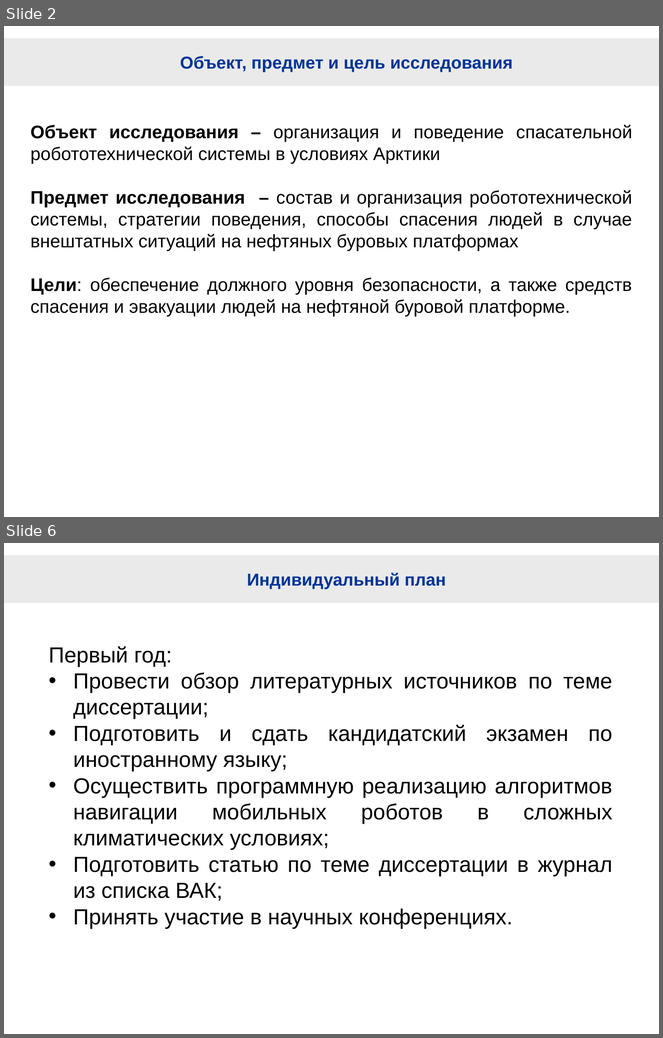
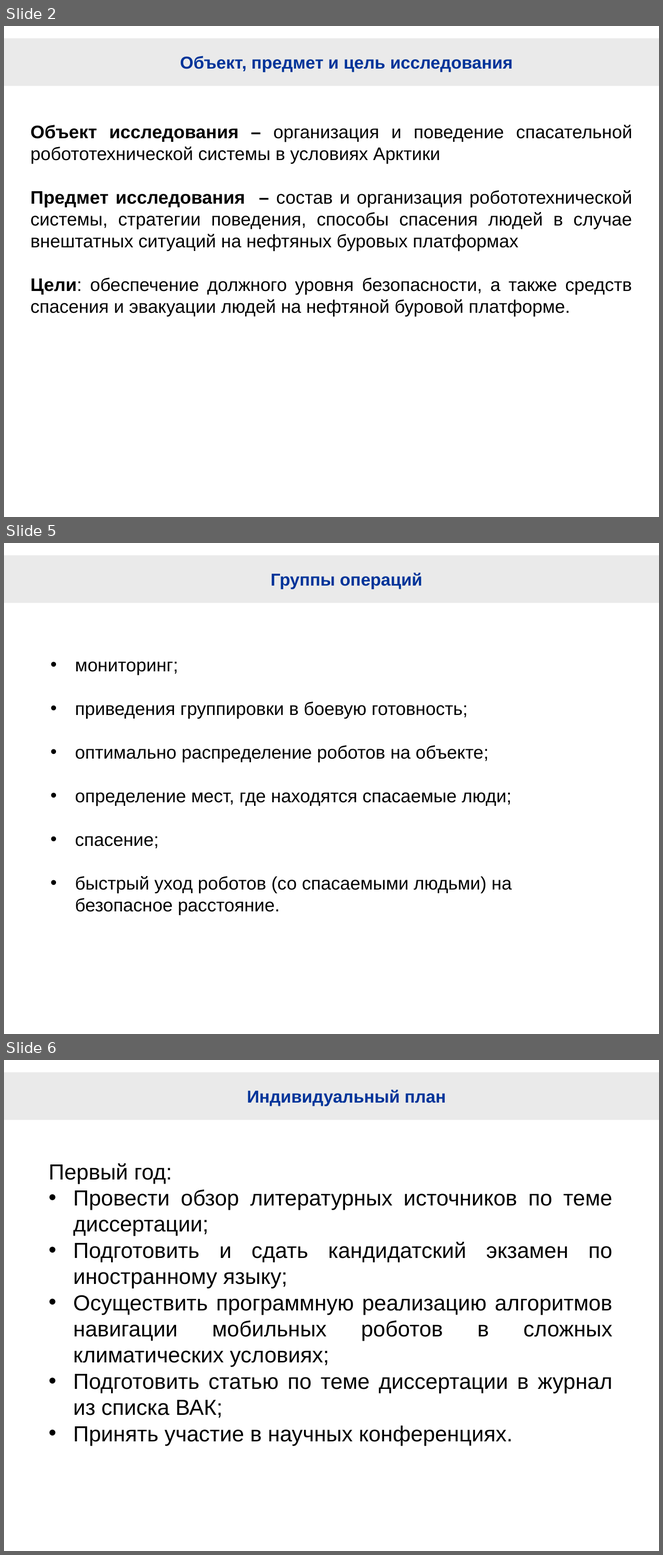
Before and after one commit to hellraptor/RescueRobots, a slide deck: RescueRobotsForNN.pptx. Shown one above the other, each under a label of ours: slides 2 and 6 before the commit, slides 2, 5 and 6 after it; the slides between them are not shown. The pictures are 663x1038 and 663x1555 pixels, drawn with LibreOffice and Linux fonts; fonts in the diff are those of the drawing; background and template pictures are left out. Boxes give left, top, right and bottom in pixels: in the first picture for what was removed or moved away, otherwise in the second. Text is boxed around its words. In the diff, an @@ line names an element or a change of style, - is before the commit and + after.

Commit message:
3 slides in presintation and small changes in text

```diff
--- a/RescueRobotsForNN.pptx
+++ b/RescueRobotsForNN.pptx
@@ slide 5 added at box(4, 543, 659, 1034), background #FFFFFF; not listed: 1 template element that a slide beside it also shows @@
@@ title added at box(271, 573, 423, 589), 19 pt, text #003399, bold @@
+Группы операций
@@ text added at box(75, 662, 512, 915), 20 pt, text #000000 @@
+• мониторинг;
+• приведения группировки в боевую готовность;
+• оптимально распределение роботов на объекте;
+• определение мест, где находятся спасаемые люди;
+• спасение;
+• быстрый уход роботов (со спасаемыми людьми) на безопасное расстояние.
```
Also in this commit, not shown: 1 slide changed, 1 other slide added, 2 slides removed, 1 other file.
